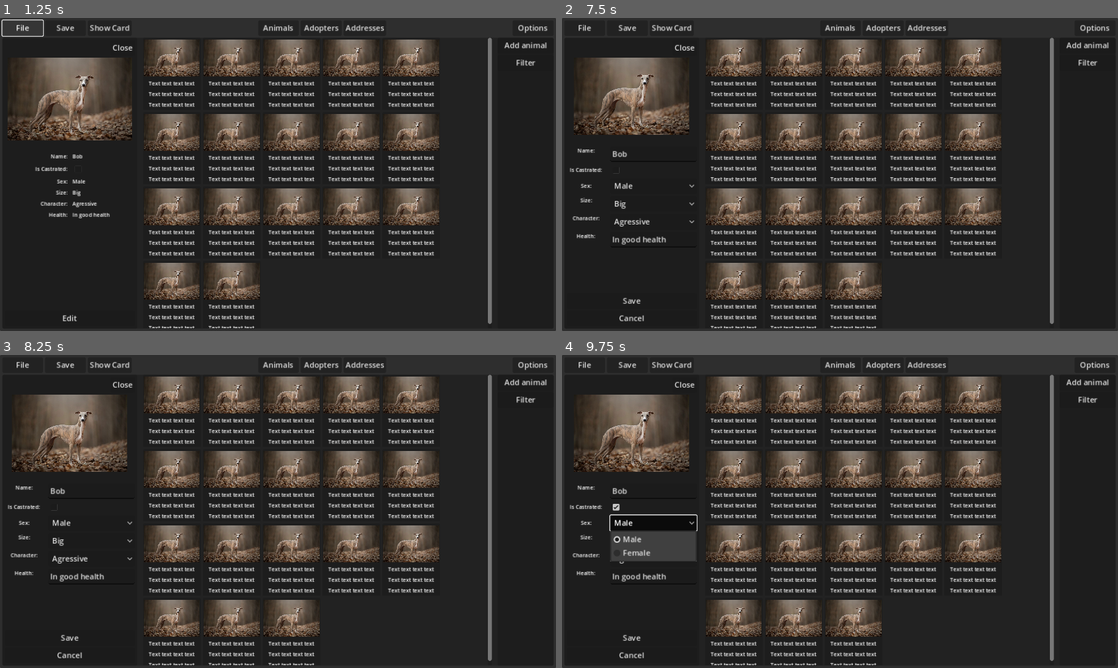
Above: before the commit, frames 1-4 (two rows, left to right).
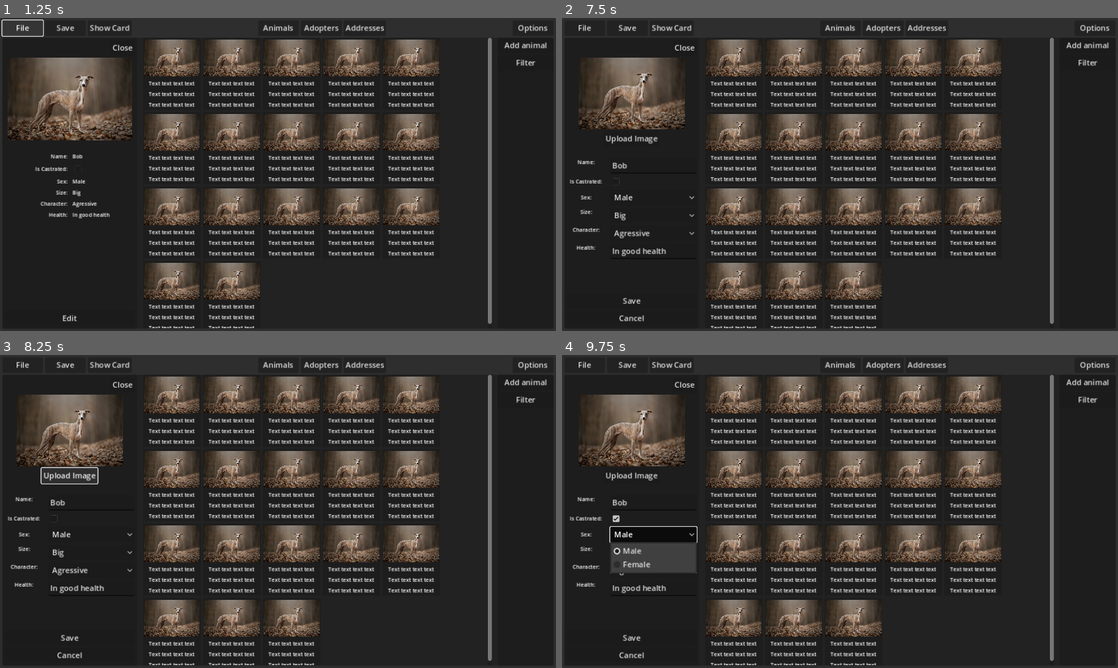
Above: after the commit, the same moments.

Repository: zMenta/GoSilas
Game: Godot game, scene res://scenes/main.tscn
Two runs of this game, one before a commit and one after it. Both use one fixed random seed, a clock stepped at 60 frames per second and the inputs below.
Inputs (mouse positions are in pixels of both pictures, inside the frame that each line leads up to; where the layout moved, square brackets give the same spot in the first picture):
- Up to frame 1 (1.25 s): click "File" at 0.5 s
- Up to frame 2 (7.5 s): click "Show Card" at 1.25 s; click "Animals" at 2 s; click "Adopters" at 2.75 s; click "Addresses" at 3.5 s; click "Add animal" at 4.25 s; click "Filter" at 5 s; click "File" at 5.75 s; click "Show Card" at 6.5 s; click "Edit" at 7.25 s
- Up to frame 3 (8.25 s): click (66, 477) at 8 s, where only the run after the commit has a clickable "Upload Image"
- Up to frame 4 (9.75 s): click (650, 517) [650, 508] at 8.75 s; click "Male" at 9.5 s

Frame 1 is identical in both runs. In frame 2, 2.8% of the frame differs, in the area x 1-24%, y 17-77%; in frame 3, 2.9%; in frame 4, 3.8%, in the area x 1-25%, y 17-77%.

Commit message:
card details | added upload image button

Diff:
--- a/scenes/card_details.tscn
+++ b/scenes/card_details.tscn
@@ -38,6 +38,14 @@
 texture = ExtResource("3_rr0x2")
 expand_mode = 2
 stretch_mode = 5
+
+[node name="EditImageButton" type="Button" parent="MarginContainer/VBoxContainer"]
+unique_name_in_owner = true
+visible = false
+layout_mode = 2
+size_flags_horizontal = 4
+size_flags_vertical = 4
+text = "Upload Image"
 
 [node name="DisplayContainer" type="GridContainer" parent="MarginContainer/VBoxContainer"]
 unique_name_in_owner = true
--- a/scripts/card_details.gd
+++ b/scripts/card_details.gd
@@ -20,6 +20,7 @@
 @onready var edit_character_option: OptionButton = %EditCharacterOption
 @onready var edit_health_value: LineEdit = %EditHealthValue
 @onready var edit_name_value: LineEdit = %EditNameValue
+@onready var edit_image_button : Button = %EditImageButton
 
 @export var data: Animal :
 	set(new_data):
@@ -59,6 +60,7 @@
 	save_button.show()
 	cancel_button.show()
 	edit_button.hide()
+	edit_image_button.show()
 
 
 func _show_display_menu() -> void:
@@ -67,6 +69,7 @@
 	edit_button.show()
 	cancel_button.hide()
 	save_button.hide()
+	edit_image_button.hide()
 
 
 func _on_close_button_pressed() -> void:
